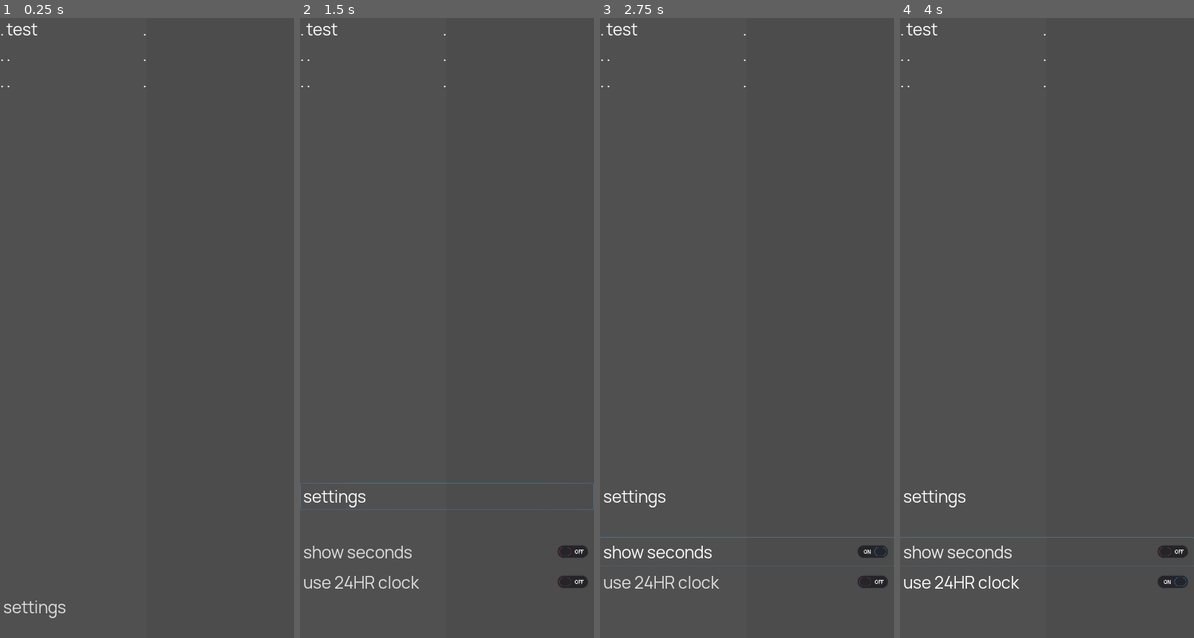
Above: before the commit, frames 1-4 (left to right).
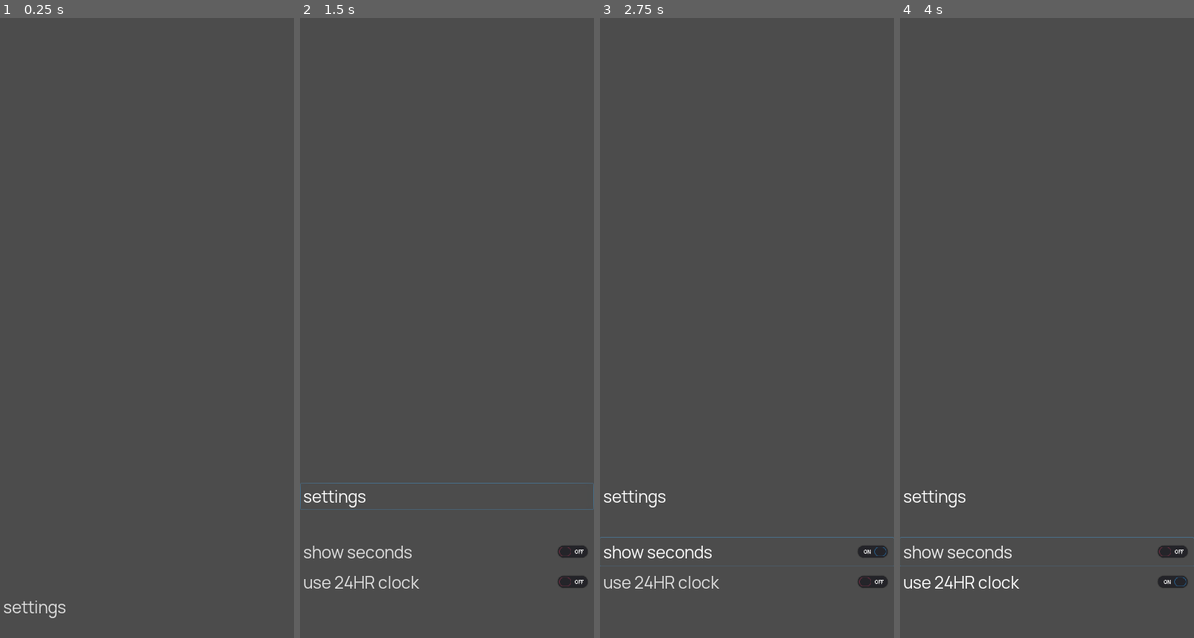
Above: after the commit, the same moments.

Repository: mrwm/clock
Game: Godot game, scene res://Main.tscn
The game is run twice, just before and just after one commit, with the same random seed, the same clock (stepped at 60 frames per second) and the same inputs.
Inputs (mouse positions are in pixels of both pictures, inside the frame that each line leads up to):
- Up to frame 1 (0.25 s): no input
- Up to frame 2 (1.5 s): tap Enter at 0.5 s; move the mouse to (511, 303) at 0.52 s; click (511, 303) at 0.67 s; click "settings" at 1.25 s
- Up to frame 3 (2.75 s): click "show seconds" at 2 s
- Up to frame 4 (4 s): click "use 24HR clock" at 2.75 s; click "show seconds" at 3.5 s

The runs differ from the first frame. In frame 1, 0.1% of the frame differs, in the area x 0-50%, y 0-12%; in frame 2, 0.1%; in frame 3, 0.1%; in frame 4, 0.1%.

Commit message:
put the side bar out for now

Diff:
--- a/Main.gd
+++ b/Main.gd
@@ -67,7 +67,7 @@
     timerScene.visible = false;
 
     # Mode List
-    add_child(modeList)
+    #add_child(modeList)
 
     # Menu
     add_child(menu)
